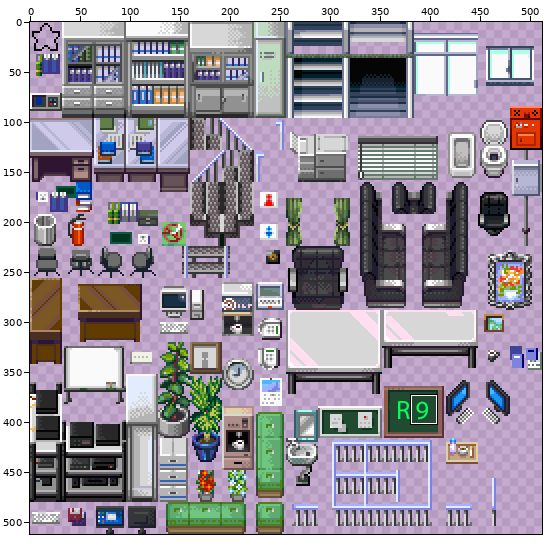
File history of a sprite sheet, tilesets_deviant_milkian_1.png. Above, an overview of the earlier version with the close-up marked.
Close-up. Before the edit:
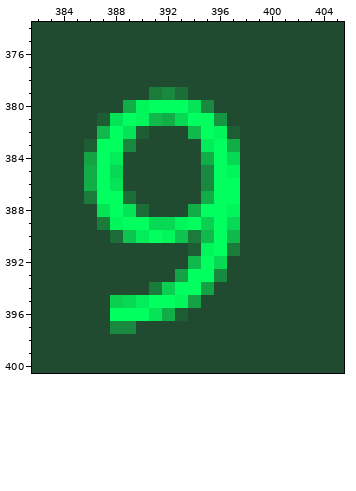
The file is 512x512 pixels. Colours within 5 levels of each other are drawn and written as one. Shown: x 382..405, y 374..400. The commit also changed other parts of the picture, which this record leaves out.
After the commit:
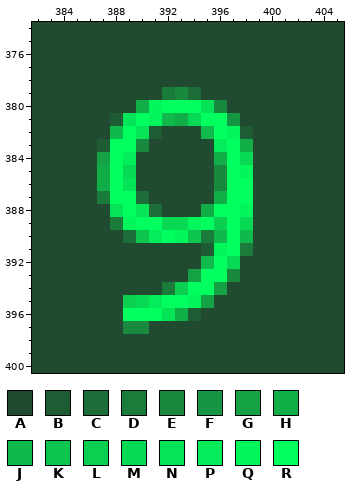
Palette (. is transparent): A #204b30  B #1e5d34  C #1c6d37  D #1a7b3b  E #18893e  F #169642  G #14a245  H #11ae48  J #0fb94b  K #0cc44e  L #0acf51  M #07d954  N #05e357  P #03ec5a  Q #01f65c  R #00ff5f
Change:
Changed rows in their new state; - is an unchanged pixel.
first column x 386:
379 -----ADEC----
380 ---AHQ--RNE--
381 -ABNRQJHM-RF-
382 -AJRNB--AJRQB
383 AB-RE----APRH
384 AGRP-----AHRM
385 AHRM-----AERQ
386 AHRN-----AE-R
387 AD-RC----AH-R
388 -ANRNC--AH-RQ
389 -ADQ-R-MQRLRM
390 --ACKPRQKDJRJ
391 --------ABQRD
392 --------AJRM-
393 -------AG-RE-
394 -----ADL-RG--
395 --ALMP-RQG---
396 --A--RNHB----
397 --A-E--------
Pixel boxes of the changes (left, top, right, bottom) in both close-ups:
changed: (84, 87, 253, 334)
